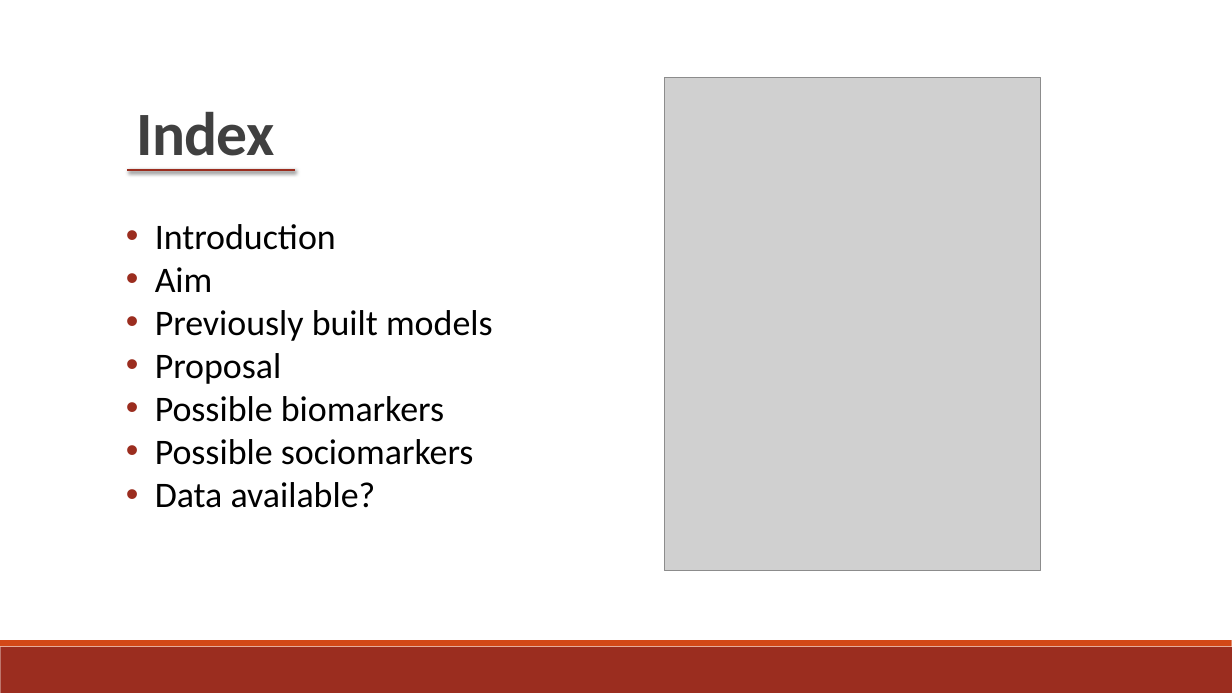
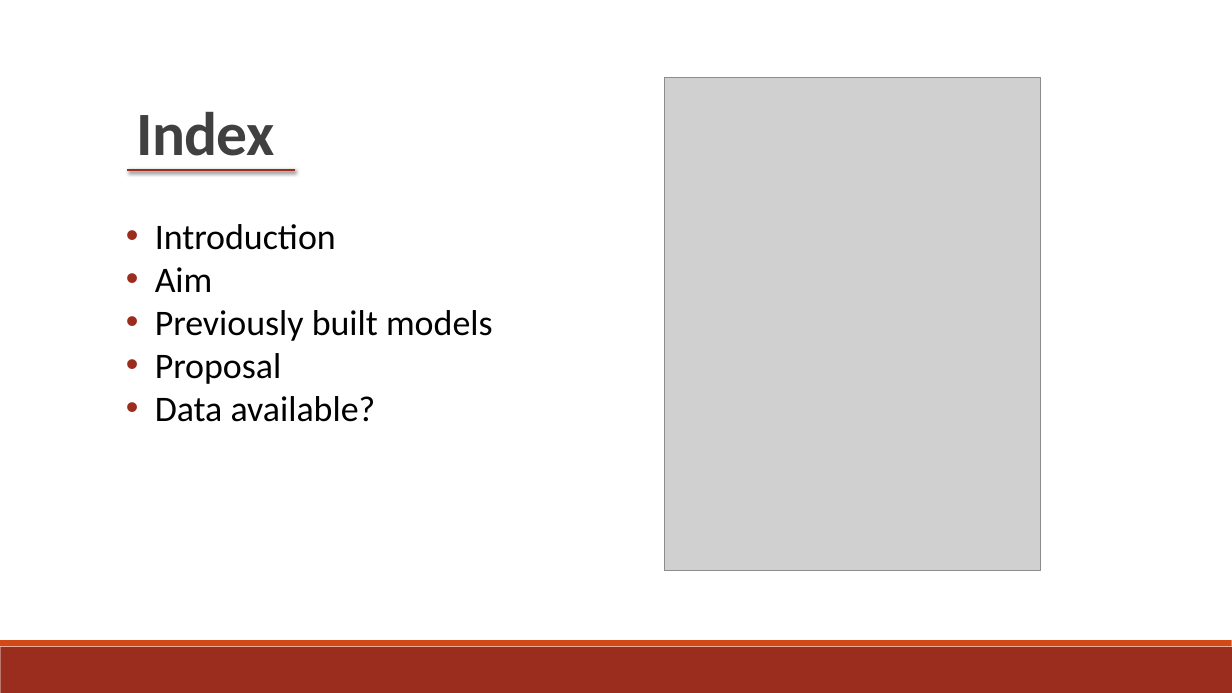
Before and after one commit to BenDickens/Brandwonden-Project-IAS, a slide deck: slide 2 of Notes and Primers/ppt_07_06.pptx. Drawn at 1232x693 pixels with LibreOffice and Linux fonts; fonts in the diff are those of the drawing; grey boxes stand for pictures. Boxes give left, top, right and bottom in pixels: in the first picture for what was removed or moved away, otherwise in the second. Text is boxed around its words. In the diff, an @@ line names an element or a change of style, - is before the commit and + after.

```diff
--- a/Notes and Primers/ppt_07_06.pptx
+++ b/Notes and Primers/ppt_07_06.pptx
@@ text at [155,396,474,465]: paragraphs removed @@
-• Possible biomarkers
-• Possible sociomarkers
```
Also in this commit, not shown: 3 other slides changed.
